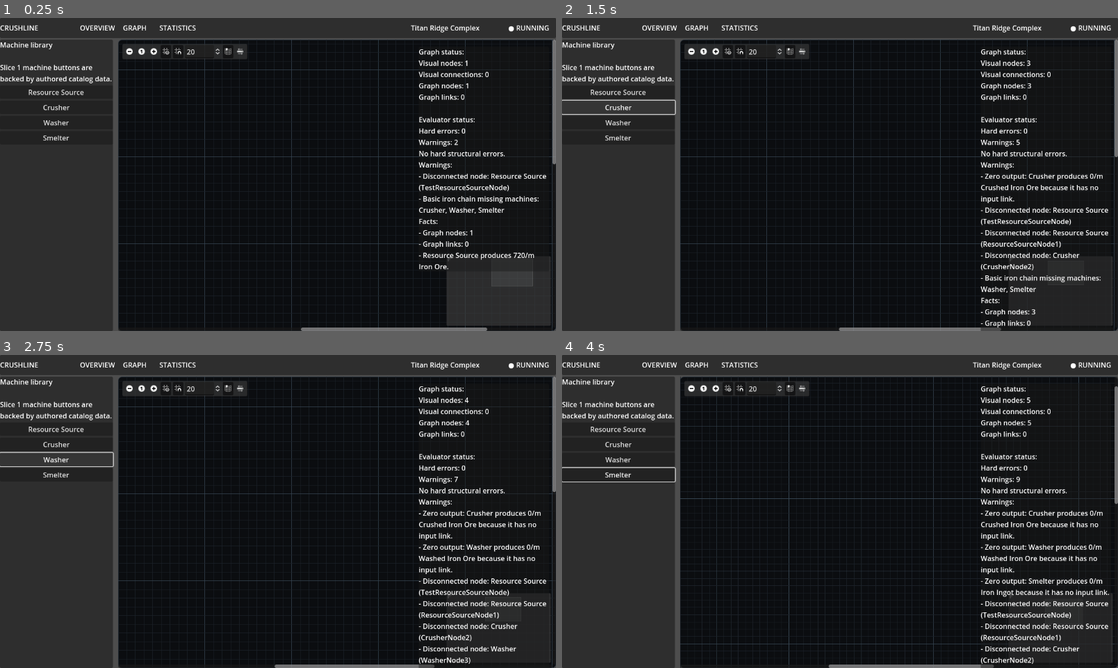
Above: before the commit, frames 1-4 (two rows, left to right).
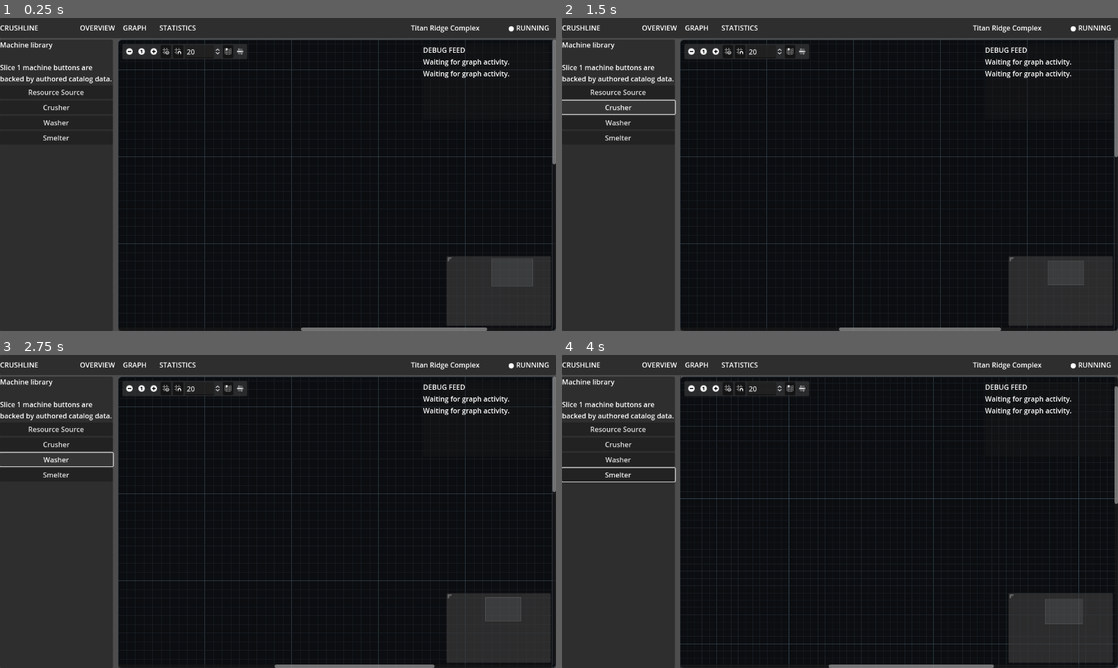
Above: after the commit, the same moments.

Repository: killerbearddude/Crushline-Godot
Game: Godot game, scene res://scenes/main/Main.tscn
Same seed, same stepped clock (60 frames per second), same inputs: the game is played once before the commit and once after it.
Inputs (mouse positions are in pixels of both pictures, inside the frame that each line leads up to):
- Up to frame 1 (0.25 s): no input
- Up to frame 2 (1.5 s): click "Resource Source" at 0.5 s; click "Crusher" at 1.25 s
- Up to frame 3 (2.75 s): click "Washer" at 2 s
- Up to frame 4 (4 s): click "Smelter" at 2.75 s; click (689, 389) at 3.5 s

The runs differ from the first frame. In frame 1, 2.3% of the frame differs, in the area x 75-99%, y 9-81%; in frame 2, 3.1%; in frame 3, 3.3%; in frame 4, 3.5%, in the area x 75-99%, y 9-100%.
Error after the commit: Invalid assignment of property or key 'text' with value of type 'String' on a base object of type 'null instance'. (res://scripts/ui/main_controller.gd:15)

Commit message:
Make diagnostics overlay compact and clipped

Diff:
--- a/scenes/main/Main.tscn
+++ b/scenes/main/Main.tscn
@@ -107,20 +107,43 @@
 grow_vertical = 2
 
 [node name="DiagnosticsOverlay" type="PanelContainer" parent="Root/Body/WorkArea"]
-custom_minimum_size = Vector2(300, 0)
+custom_minimum_size = Vector2(290, 0)
 layout_mode = 1
 anchor_left = 1.0
 anchor_right = 1.0
-offset_left = -316.0
-offset_top = 16.0
+offset_left = -306.0
+offset_top = 12.0
 offset_right = -16.0
-offset_bottom = 220.0
+offset_bottom = 184.0
 mouse_filter = 2
 z_index = 20
-self_modulate = Color(1, 1, 1, 0.78)
+self_modulate = Color(1, 1, 1, 0.68)
 
-[node name="DiagnosticsLabel" type="Label" parent="Root/Body/WorkArea/DiagnosticsOverlay"]
+[node name="DiagnosticsContents" type="VBoxContainer" parent="Root/Body/WorkArea/DiagnosticsOverlay"]
 layout_mode = 2
 mouse_filter = 2
-text = "DEBUG\n\nWaiting for graph activity."
+
+[node name="DiagnosticsHeader" type="Label" parent="Root/Body/WorkArea/DiagnosticsOverlay/DiagnosticsContents"]
+layout_mode = 2
+mouse_filter = 2
+text = "DEBUG FEED"
+
+[node name="DiagnosticsSummaryLabel" type="Label" parent="Root/Body/WorkArea/DiagnosticsOverlay/DiagnosticsContents"]
+layout_mode = 2
+mouse_filter = 2
+text = "Waiting for graph activity."
 autowrap_mode = 3
+
+[node name="DiagnosticsScroll" type="ScrollContainer" parent="Root/Body/WorkArea/DiagnosticsOverlay/DiagnosticsContents"]
+custom_minimum_size = Vector2(0, 92)
+layout_mode = 2
+size_flags_vertical = 3
+mouse_filter = 2
+horizontal_scroll_mode = 0
+
+[node name="DiagnosticsLabel" type="Label" parent="Root/Body/WorkArea/DiagnosticsOverlay/DiagnosticsContents/DiagnosticsScroll"]
+layout_mode = 2
+size_flags_horizontal = 3
+mouse_filter = 2
+text = "Waiting for graph activity."
+autowrap_mode = 3
